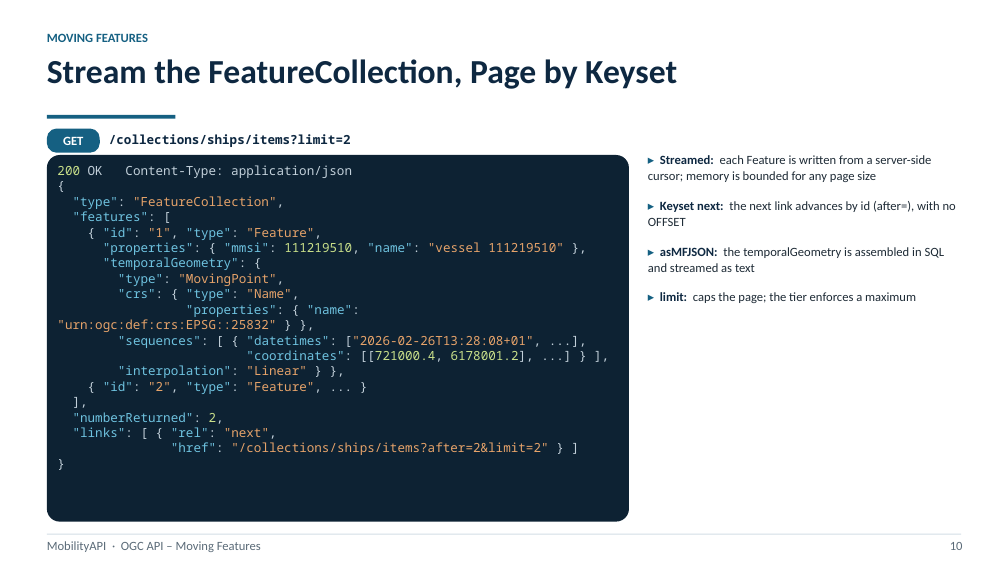
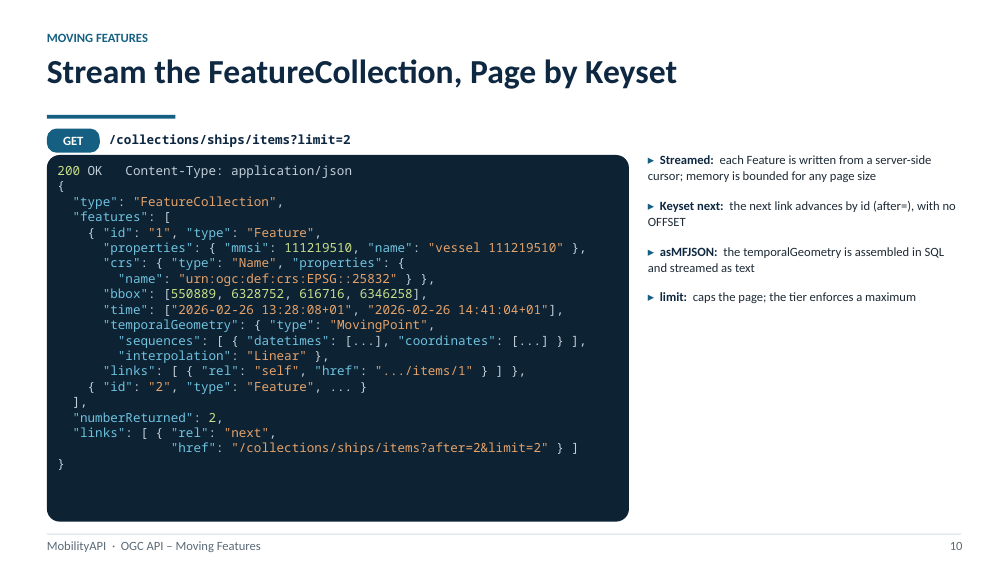
Before and after one commit to MobilityDB/MobilityAPI, a slide deck: slide 13 of MobilityAPIV5.pptx. Drawn at 1008x567 pixels with LibreOffice and Linux fonts; fonts in the diff are those of the drawing. Boxes give left, top, right and bottom in pixels: in the first picture for what was removed or moved away, otherwise in the second. Text is boxed around its words. In the diff, an @@ line names an element or a change of style, - is before the commit and + after.

Commit message:
V5 deck: walkthrough panels show the standard fields; line-break sweep; uniform diagram borders
The collection, items and single-feature panels now show the full standard
responses (collection crs/extent/links; feature crs/trs/bbox/time/geometry/
links) consistent with the backing-model slide and the server. Reflows the CRS
object and widens the single-feature panel so no line wraps. The slide-2 tier
diagram uses one border width and corner radius across the client, API and
database boxes.

```diff
--- a/MobilityAPIV5.pptx
+++ b/MobilityAPIV5.pptx
@@ text at bbox=[103, 257, 564, 377]: text changed @@
-"temporalGeometry": {
-"type": "MovingPoint",
-"crs": { "type": "Name",
-"properties": { "name": "urn:ogc:def:crs:EPSG::25832" } },
-"sequences": [ { "datetimes": ["2026-02-26T13:28:08+01", ...],
-"coordinates": [[721000.4, 6178001.2], ...] } ],
-"interpolation": "Linear" } },
+"crs": { "type": "Name", "properties": {
+"name": "urn:ogc:def:crs:EPSG::25832" } },
+"bbox": [550889, 6328752, 616716, 6346258],
+"time": ["2026-02-26 13:28:08+01", "2026-02-26 14:41:04+01"],
+"temporalGeometry": { "type": "MovingPoint",
+"sequences": [ { "datetimes": [...], "coordinates": [...] } ],
+"interpolation": "Linear" },
+"links": [ { "rel": "self", "href": ".../items/1" } ] },
```
Also in this commit, not shown: 3 other slides changed, 1 other file.
